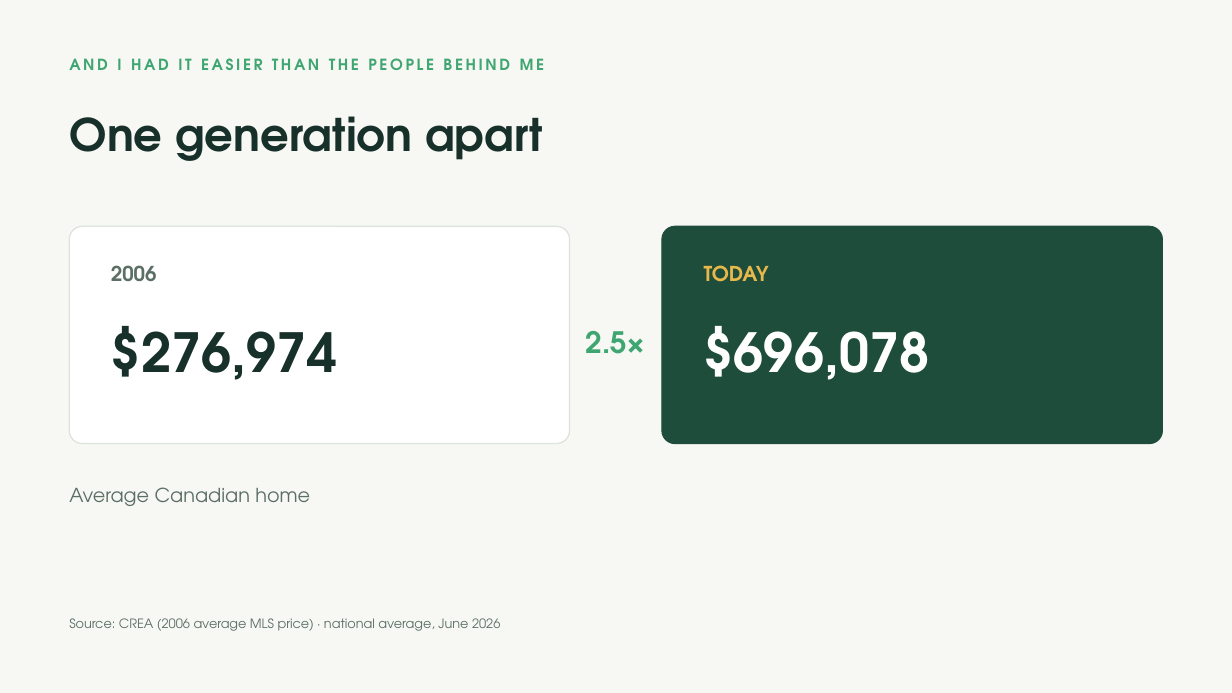
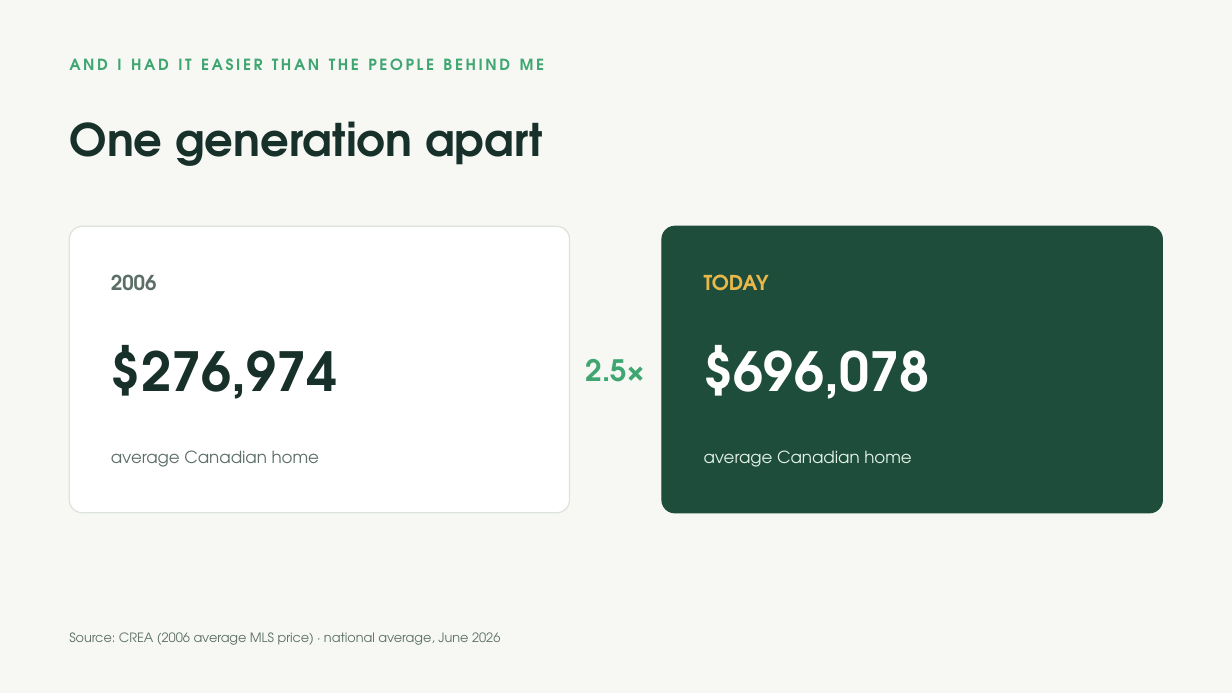
Before and after one commit to jasonmwong603/Claude-Code, a slide deck: slide 4 of apps/keydate/pitch/KeyDate-JCI-Edmonton-CenturyGothic.pptx. Drawn at 1232x693 pixels with LibreOffice and Linux fonts; fonts in the diff are those of the drawing. Boxes give left, top, right and bottom in pixels: in the first picture for what was removed or moved away, otherwise in the second. Text is boxed around its words. In the diff, an @@ line names an element or a change of style, - is before the commit and + after.

```diff
--- a/apps/keydate/pitch/KeyDate-JCI-Edmonton-CenturyGothic.pptx
+++ b/apps/keydate/pitch/KeyDate-JCI-Edmonton-CenturyGothic.pptx
@@ text "One generation apart" moved from (x1=69, y1=116, x2=542, y2=161) to (x1=69, y1=121, x2=542, y2=166) @@
@@ rounded rectangle resized from (x1=69, y1=226, x2=570, y2=444) to (x1=69, y1=226, x2=570, y2=513) @@
@@ rounded rectangle at (x1=69, y1=226, x2=570, y2=513): proportions changed @@
@@ rounded rectangle at (x1=663, y1=226, x2=1164, y2=513): proportions changed @@
@@ rounded rectangle resized from (x1=663, y1=226, x2=1164, y2=444) to (x1=663, y1=226, x2=1164, y2=513) @@
@@ text "2006" moved from (x1=111, y1=265, x2=157, y2=281) to (x1=111, y1=274, x2=157, y2=290) @@
@@ text "TODAY" moved from (x1=704, y1=265, x2=769, y2=282) to (x1=704, y1=274, x2=769, y2=291) @@
@@ text "$276,974" moved from (x1=111, y1=326, x2=337, y2=380) to (x1=111, y1=345, x2=337, y2=399) @@
@@ text "$696,078" moved from (x1=704, y1=326, x2=930, y2=380) to (x1=704, y1=345, x2=930, y2=399) @@
@@ text "2.5×" moved from (x1=586, y1=331, x2=646, y2=354) to (x1=586, y1=359, x2=646, y2=382) @@
@@ text at (x1=111, y1=450, x2=320, y2=467): text changed; size 15 to 13 pt @@
-Average Canadian home
+average Canadian home
@@ text added at (x1=704, y1=450, x2=912, y2=467), 13 pt, text #E3F2E9 @@
+average Canadian home
@@ text "Source: CREA (2006 average MLS ..." moved from (x1=69, y1=618, x2=500, y2=631) to (x1=69, y1=632, x2=500, y2=645) @@
```
Also in this commit, not shown: 9 other slides changed, 5 other files.
